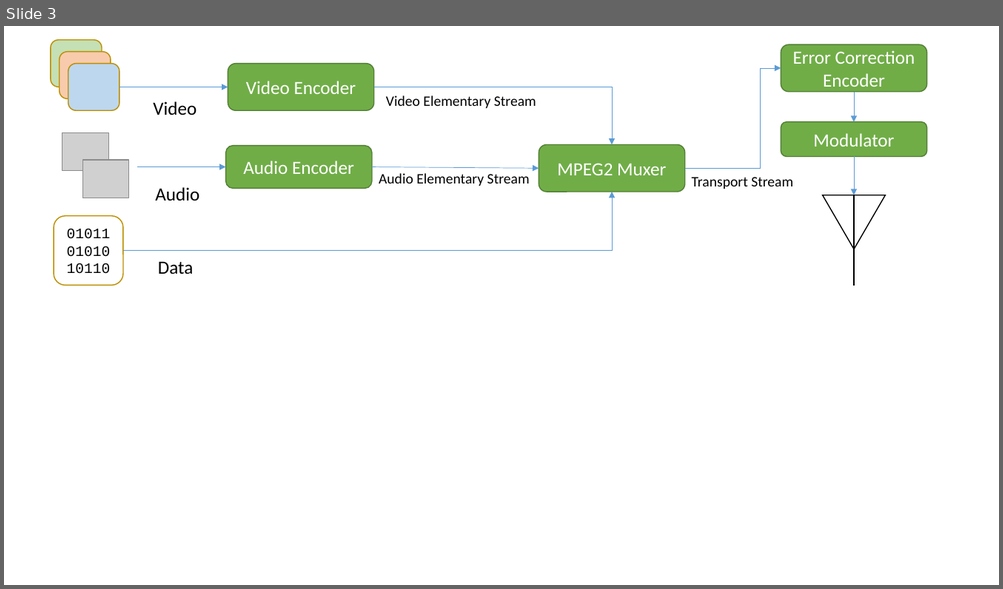
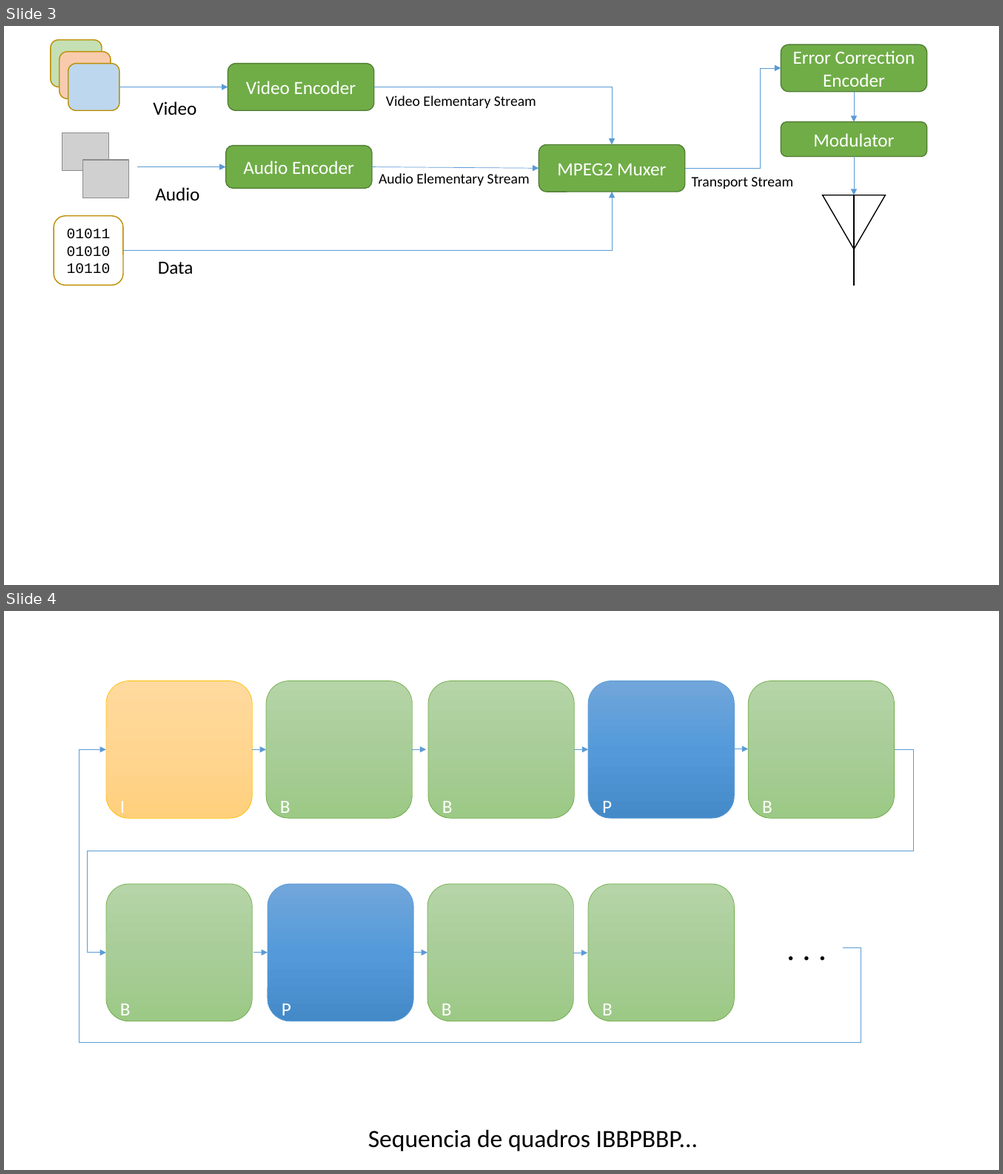
Before and after one commit to nasall2/TCC, a slide deck: relatorio/abntex2-modelos-1.9.2/figuras/diagramas.pptx. Shown one above the other, each under a label of ours: slide 3 before the commit, slides 3 and 4 after it. The pictures are 1003x589 and 1003x1174 pixels, drawn with LibreOffice and Linux fonts; fonts in the diff are those of the drawing; grey boxes stand for pictures. Boxes give left, top, right and bottom in pixels: in the first picture for what was removed or moved away, otherwise in the second. Text is boxed around its words. In the diff, an @@ line names an element or a change of style, - is before the commit and + after.

```diff
--- a/relatorio/abntex2-modelos-1.9.2/figuras/diagramas.pptx
+++ b/relatorio/abntex2-modelos-1.9.2/figuras/diagramas.pptx
@@ slide 4 added at (4, 611, 999, 1170), background #FFFFFF @@
@@ rounded rectangle added at (106, 681, 253, 818), fill gradient #FFDB9E to #FFD590 to #FFD07C, outline #FFC000 0.5 pt, 18 pt, text #FFFFFF @@
+I
@@ rounded rectangle added at (266, 681, 412, 818), fill gradient #B5D5A7 to #AACE9A to #9CC987, outline #70AD47 0.5 pt, 18 pt, text #FFFFFF @@
+B
@@ rounded rectangle added at (428, 681, 574, 818), fill gradient #B5D5A7 to #AACE9A to #9CC987, outline #70AD47 0.5 pt, 18 pt, text #FFFFFF @@
+B
@@ rounded rectangle added at (588, 681, 734, 818), fill gradient #71A6DB to #559BDB to #448ACA, outline #5B9BD5 0.5 pt, 18 pt, text #FFFFFF @@
+P
@@ rounded rectangle added at (748, 681, 894, 818), fill gradient #B5D5A7 to #AACE9A to #9CC987, outline #70AD47 0.5 pt, 18 pt, text #FFFFFF @@
+B
@@ elbow arrow added from (842, 948) to (106, 750), #5B9BD5 0.5 pt @@
@@ elbow arrow added from (894, 750) to (106, 953), #5B9BD5 0.5 pt @@
@@ elbow arrow added from (253, 750) to (266, 750), #5B9BD5 0.5 pt @@
@@ elbow arrow added from (412, 750) to (427, 750), #5B9BD5 0.5 pt @@
@@ elbow arrow added from (574, 750) to (588, 750), #5B9BD5 0.5 pt @@
@@ elbow arrow added from (734, 749) to (748, 749), #5B9BD5 0.5 pt @@
@@ rounded rectangle added at (106, 884, 253, 1022), fill gradient #B5D5A7 to #AACE9A to #9CC987, outline #70AD47 0.5 pt, 18 pt, text #FFFFFF @@
+B
@@ rounded rectangle added at (267, 884, 414, 1022), fill gradient #71A6DB to #559BDB to #448ACA, outline #5B9BD5 0.5 pt, 18 pt, text #FFFFFF @@
+P
@@ rounded rectangle added at (427, 884, 573, 1022), fill gradient #B5D5A7 to #AACE9A to #9CC987, outline #70AD47 0.5 pt, 18 pt, text #FFFFFF @@
+B
@@ rounded rectangle added at (588, 884, 734, 1022), fill gradient #B5D5A7 to #AACE9A to #9CC987, outline #70AD47 0.5 pt, 18 pt, text #FFFFFF @@
+B
@@ text added at (780, 923, 842, 971), 32 pt, text #000000 @@
+. . .
@@ elbow arrow added from (253, 953) to (267, 953), #5B9BD5 0.5 pt @@
@@ elbow arrow added from (414, 953) to (427, 953), #5B9BD5 0.5 pt @@
@@ elbow arrow added from (573, 954) to (587, 954), #5B9BD5 0.5 pt @@
@@ subtitle added at (368, 1130, 697, 1152), 24 pt, text #000000 @@
+Sequencia de quadros IBBPBBP...
```
Also in this commit, not shown: 6 other files.
